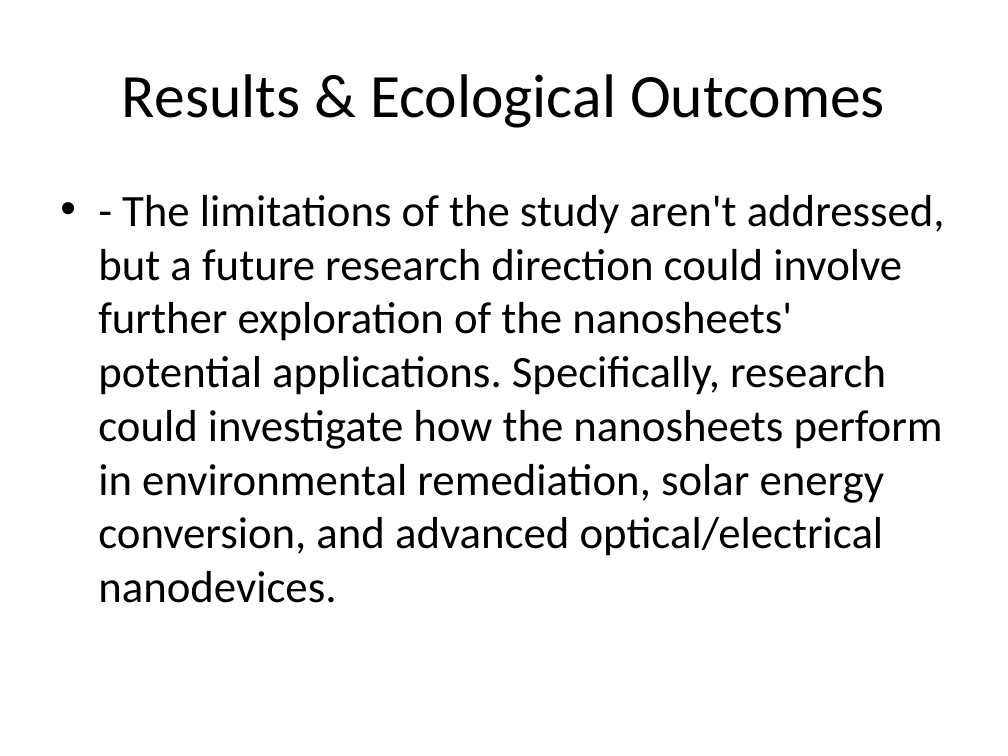
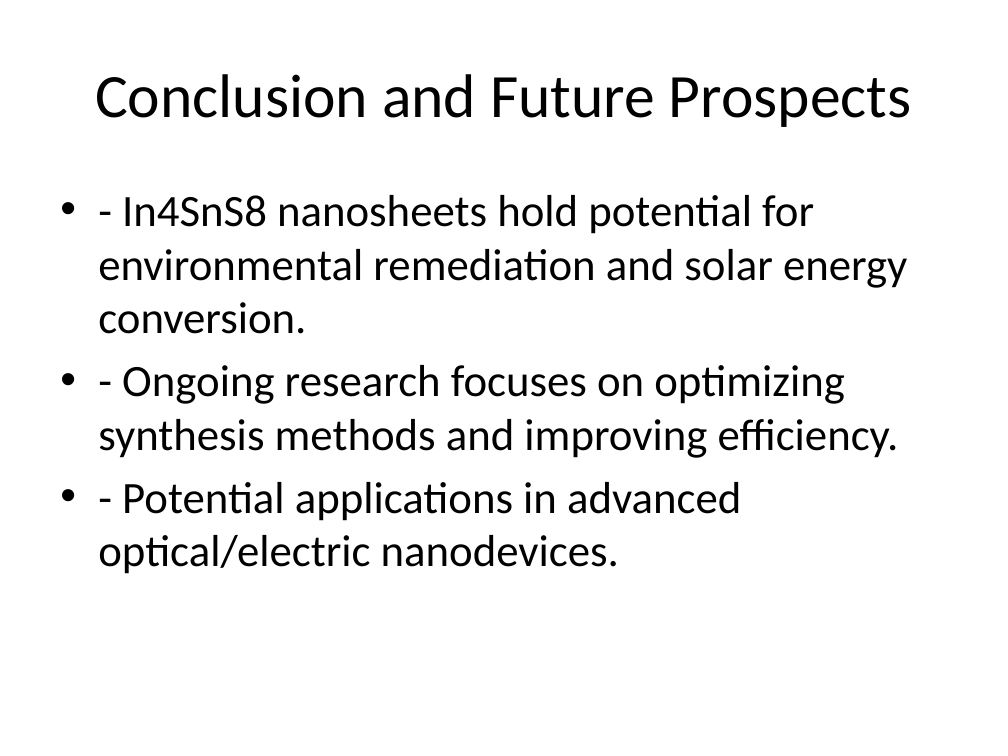
Before and after one commit to knowhrishi/AutoDeckAI-EchoHack, a slide deck: slide 7 of generated_presentation.pptx (slide 4 before the commit). Drawn at 1008x756 pixels with LibreOffice and Linux fonts; fonts in the diff are those of the drawing. Boxes give left, top, right and bottom in pixels: in the first picture for what was removed or moved away, otherwise in the second. Text is boxed around its words. In the diff, an @@ line names an element or a change of style, - is before the commit and + after.

```diff
--- a/generated_presentation.pptx
+++ b/generated_presentation.pptx
@@ title at (95, 74, 911, 127): text changed @@
-Results & Ecological Outcomes
+Conclusion and Future Prospects
@@ text at (98, 195, 907, 574): text changed @@
-• - The limitations of the study aren't addressed, but a future research direction could involve further exploration of the nanosheets' potential applications. Specifically, research could investigate how the nanosheets perform in environmental remediation, solar energy conversion, and advanced optical/electrical nanodevices.
+• - In4SnS8 nanosheets hold potential for environmental remediation and solar energy conversion.
+• - Ongoing research focuses on optimizing synthesis methods and improving efficiency.
+• - Potential applications in advanced optical/electric nanodevices.
```
Also in this commit, not shown: 1 other slide changed, 5 slides added, 5 slides removed, 7 other files.
